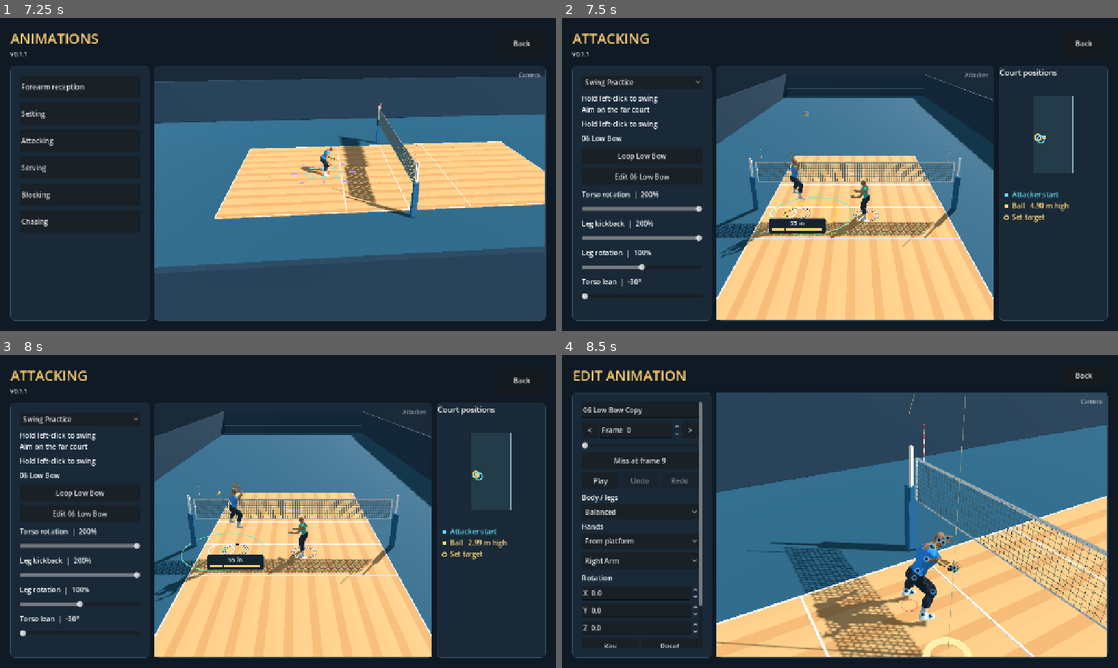
Above: before the commit, frames 1-4 (two rows, left to right).
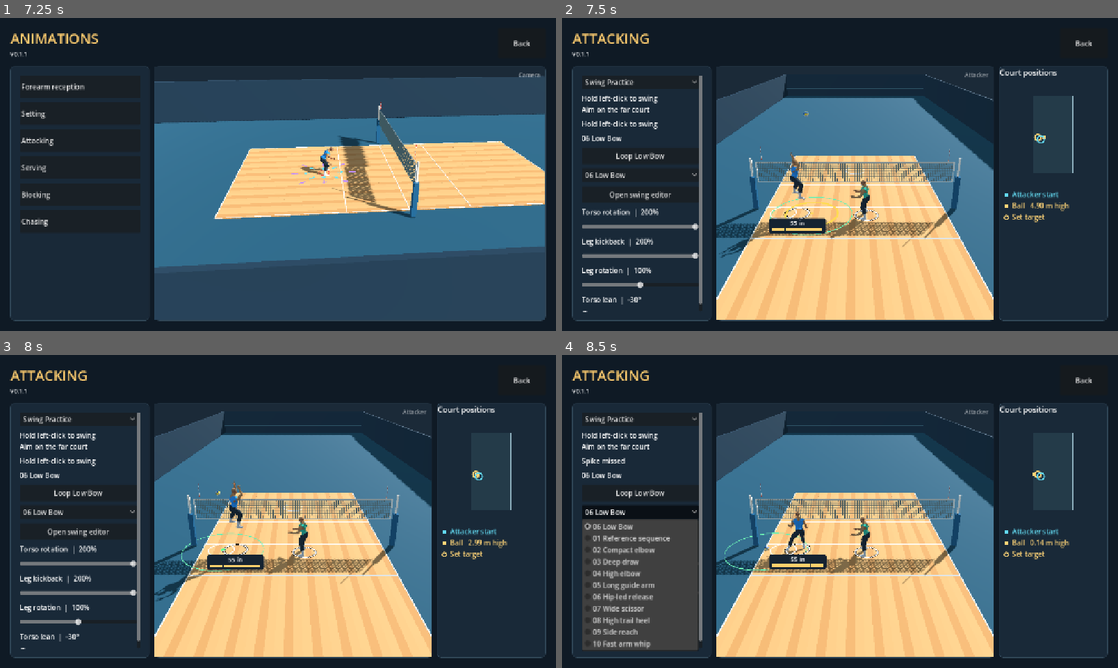
Above: after the commit, the same moments.

Repository: foreandr/volleyball
Game: Godot game, scene res://scenes/main.tscn
Two runs of this game, one before a commit and one after it. Both use one fixed random seed, a clock stepped at 60 frames per second and the inputs below.
Inputs (mouse positions are in pixels of both pictures, inside the frame that each line leads up to):
- Up to frame 1 (7.25 s): click "Story" at 0.5 s; click "Back" at 1.25 s; click "Story" at 2 s; click "New" at 2.75 s; click "Back" at 3.5 s; click "New" at 4.25 s; click "Save" at 5 s; click "Back" at 5.75 s; click "Continue" at 6.5 s
- Up to frame 2 (7.5 s): click "Attacking" at 7.25 s
- Up to frame 3 (8 s): no input
- Up to frame 4 (8.5 s): click (639, 514) at 8 s, where only the run before the commit has a clickable "Edit 06 Low Bow"

Frame 1 is identical in both runs. In frame 2, 3.1% of the frame differs, in the area x 3-26%, y 18-94%; in frame 3, 3.1%; in frame 4, 57%, in the area x 1-99%, y 4-97%.

Commit message:
Add ten editable Lopez swing studies

Diff:
--- a/scripts/animation_editor.gd
+++ b/scripts/animation_editor.gd
@@ -54,7 +54,7 @@
 	var editor_feed: Dictionary = session.source.get_meta("editor_feed",{}).duplicate()
 	var spike := editor_feed.has("spike_outgoing")
 	if session.source.has_meta("editor_start"):
-		preview_player.set_height_cm(Profile.DEFAULTS.height_cm)
+		preview_player.set_height_cm(float(session.source.get_meta("editor_height_cm",Profile.DEFAULTS.height_cm)))
 		preview_player.position = session.source.get_meta("editor_start")
 		preview_player.rotation.y = 0.0
 		if spike:
--- /dev/null
+++ b/scripts/lopez_swing_studies.gd
@@ -0,0 +1,81 @@
+extends RefCounted
+
+const EditSession = preload("res://scripts/animation_edit_session.gd")
+
+# title, draw depth, elbow height, chest coil, shoulder tilt, leg split, leg kick, drive start, finish width, guide height, guide width, elbow width
+const STUDIES := [
+	["01 Reference sequence", 0.29, 0.24, 0.38, 0.26, 0.24, 0.24, 0.67, 0.30, 0.38, 0.23, 0.36],
+	["02 Compact elbow",      0.23, 0.20, 0.29, 0.19, 0.18, 0.20, 0.62, 0.22, 0.29, 0.13, 0.26],
+	["03 Deep draw",          0.38, 0.26, 0.43, 0.24, 0.24, 0.28, 0.71, 0.32, 0.39, 0.19, 0.41],
+	["04 High elbow",         0.28, 0.36, 0.34, 0.20, 0.21, 0.23, 0.66, 0.25, 0.45, 0.20, 0.30],
+	["05 Long guide arm",     0.32, 0.29, 0.41, 0.28, 0.29, 0.23, 0.73, 0.35, 0.52, 0.29, 0.39],
+	["06 Hip-led release",    0.31, 0.25, 0.49, 0.23, 0.26, 0.24, 0.70, 0.39, 0.32, 0.20, 0.34],
+	["07 Wide scissor",       0.28, 0.28, 0.36, 0.27, 0.39, 0.20, 0.65, 0.31, 0.35, 0.33, 0.39],
+	["08 High trail heel",    0.30, 0.23, 0.39, 0.22, 0.22, 0.35, 0.69, 0.30, 0.35, 0.18, 0.34],
+	["09 Side reach",         0.33, 0.28, 0.42, 0.37, 0.32, 0.24, 0.72, 0.41, 0.44, 0.36, 0.45],
+	["10 Fast arm whip",      0.25, 0.30, 0.32, 0.22, 0.23, 0.22, 0.75, 0.32, 0.30, 0.15, 0.28],
+]
+
+static func bake(base: Animation, actor: Node3D, index: int) -> Animation:
+	var rig: Skeleton3D = actor.skeleton
+	var author: RefCounted = actor.get_pose_author()
+	var session := EditSession.new(base,rig)
+	var timing: float = base.get_meta("contact_time")
+	var prep: float = base.get_meta("study_prep_duration")
+	var profile: Array = STUDIES[index]
+	var ball: Vector3 = base.get_meta("study_ball_point")
+	var sampler := func(time: float) -> Array:
+		var frame := time*session.frame_rate
+		var pose: Array[Transform3D] = []
+		for bone in rig.get_bone_count():
+			pose.append(Transform3D(Basis(session.source_rotation(bone,frame)),session.source_position(bone,frame)))
+		shape(pose,author,profile,ball,(time-prep)/(timing-prep),(time-timing)/(base.length-timing))
+		return pose
+	var clip: Animation = author.bake({"name":profile[0],"duration":base.length,"contact_time":timing},sampler)
+	for key in ["editor_start","editor_group","editor_feed","editor_height_cm"]:
+		clip.set_meta(key,base.get_meta(key))
+	clip.set_meta("editor_frame_count",25)
+	return clip
+
+static func shape(pose: Array[Transform3D], author: RefCounted, profile: Array, ball: Vector3, progress: float, landing: float) -> void:
+	var rising := smoothstep(0.03,0.32,progress)
+	var drive := smoothstep(float(profile[7]),1.0,progress)
+	var settle := smoothstep(0.12,0.92,landing)
+	var windup := rising*(1.0-drive)
+	var air := rising*(1.0-settle)
+	var follow := smoothstep(0.0,0.45,landing)*(1.0-settle)
+	var strike_wrist: Vector3 = author.point(pose,"hand_r")
+	var strike_palm: Vector3 = strike_wrist.lerp(author.point(pose,"middle_01_r"),0.75)
+	strike_wrist += (ball-strike_palm).limit_length(0.12)
+	var left_foot: Vector3 = author.point(pose,"foot_l")
+	var right_foot: Vector3 = author.point(pose,"foot_r")
+	# The pelvis starts to open before the shoulders unwind.
+	var hips_open := smoothstep(0.42,float(profile[7])+0.10,progress)
+	author.rotate_world(pose,"pelvis",Vector3.UP,float(profile[3])*0.40*air*(2.0*hips_open-1.0))
+	author.rotate_world(pose,"pelvis",Vector3.BACK,float(profile[4])*0.45*(windup+0.55*drive*air))
+	author.rotate_world(pose,"spine_02",Vector3.RIGHT,-0.19*windup+0.19*follow)
+	author.rotate_world(pose,"spine_03",Vector3.UP,-float(profile[3])*windup+float(profile[3])*0.52*follow)
+	author.rotate_world(pose,"spine_03",Vector3.BACK,float(profile[4])*0.55*(windup+0.42*drive*air))
+
+	var scissor := smoothstep(0.24,0.88,progress)*(1.0-settle)
+	var split: float = profile[5]
+	var kick: float = profile[6]
+	var lead_hip: Vector3 = author.point(pose,"thigh_l")
+	var trail_hip: Vector3 = author.point(pose,"thigh_r")
+	var lead_leg := lead_hip+Vector3(split,-0.76,0.14)
+	var trail_leg := trail_hip+Vector3(-split*0.46,-0.41+kick*0.32,-0.39-kick*0.58)
+	author.limb(pose,"thigh_l","calf_l","foot_l",left_foot.lerp(lead_leg,scissor),Vector3(0.24,0.05,1.0),scissor,167.0)
+	author.limb(pose,"thigh_r","calf_r","foot_r",right_foot.lerp(trail_leg,scissor),Vector3(-0.31,0.1,1.0),scissor,150.0)
+
+	var guide: Vector3 = author.point(pose,"upperarm_l")
+	var guide_drop := smoothstep(float(profile[7])-0.18,0.96,progress)
+	var guide_target := guide+Vector3(profile[10],profile[9],0.53).lerp(Vector3(0.09,-0.43,0.09),guide_drop)
+	author.limb(pose,"upperarm_l","lowerarm_l","hand_l",guide_target,Vector3(0.52,-0.48,-0.06),air,158.0)
+
+	var shoulder: Vector3 = author.point(pose,"upperarm_r")
+	var chamber := shoulder+Vector3(-float(profile[11]),float(profile[2]),-float(profile[1]))
+	var wrist_target := chamber.lerp(strike_wrist,drive)
+	wrist_target += Vector3(-0.12,0.13,-0.12)*sin(PI*drive)
+	wrist_target = wrist_target.lerp(shoulder+Vector3(float(profile[8]),-0.39,0.34),follow)
+	var pole := Vector3(-1.0,-0.12,-0.34).lerp(Vector3(-0.72,0.24,-0.44),drive)
+	author.limb(pose,"upperarm_r","lowerarm_r","hand_r",wrist_target,pole,air,lerpf(108.0,171.0,drive))
--- a/scripts/story_animations.gd
+++ b/scripts/story_animations.gd
@@ -6,6 +6,7 @@
 const Flight = preload("res://scripts/pass_flight.gd")
 const SideKneeSlide = preload("res://scripts/side_knee_slide.gd")
 const ForwardDive = preload("res://scripts/forward_reception_dive.gd")
+const LopezStudies = preload("res://scripts/lopez_swing_studies.gd")
 const LOW_BOW_EDIT_ID := "low_bow_swing"
 const BACKWARD_EDIT_ID := "d2_backward_from_d1"
 const Catalog = preload("res://scripts/volleyball_animations.gd")
@@ -385,7 +386,12 @@
 		loop.text = "Stop looping" if setting_drill.swing_review else "Loop Low Bow")
 	loop.disabled = not setting_drill.swing_practice
 	content.add_child(loop)
-	content.add_child(button("Edit 06 Low Bow",open_low_bow_editor))
+	var studies := OptionButton.new()
+	studies.name = "SwingStudies"
+	studies.add_item("06 Low Bow")
+	for study in LopezStudies.STUDIES: studies.add_item(study[0])
+	content.add_child(studies)
+	content.add_child(button("Open swing editor",func(): open_low_bow_editor(studies.selected-1)))
 
 func add_torso_lean_slider() -> void:
 	var readout := label("",16)
@@ -947,17 +953,20 @@
 func adjust_bump_height(amount: float) -> void:
 	setting_drill.bump.height = clampf(setting_drill.bump.height+amount,1.25,20.0)
 
-func open_low_bow_editor() -> void:
-	StorySession.edit_entry = {"id":LOW_BOW_EDIT_ID,"name":"06 Low Bow","category":"Attacking","type":"Line Hit"}
+func open_low_bow_editor(study := -1) -> void:
+	var id := LOW_BOW_EDIT_ID if study < 0 else "lopez_study_%02d" % (study+1)
+	var title: String = "06 Low Bow" if study < 0 else LopezStudies.STUDIES[study][0]
+	StorySession.edit_entry = {"id":id,"name":title,"category":"Attacking","type":"Line Hit"}
 	for entry in Catalog.custom_entries():
-		if entry.get("source") == LOW_BOW_EDIT_ID: StorySession.edit_entry = entry.duplicate(true)
+		if entry.get("source") == id: StorySession.edit_entry = entry.duplicate(true)
 	if StorySession.edit_entry.has("path"):
 		StorySession.edit_animation = Catalog.load_clip(StorySession.edit_entry,preview_player)
 	else:
-		StorySession.edit_animation = bake_low_bow_starter()
+		var base := bake_low_bow_starter(study >= 0)
+		StorySession.edit_animation = base if study < 0 else LopezStudies.bake(base,preview_player,study)
 	get_tree().change_scene_to_file("res://scenes/animation_editor.tscn")
 
-func bake_low_bow_starter() -> Animation:
+func bake_low_bow_starter(include_landing := false) -> Animation:
 	var drill = setting_drill
 	drill.set_swing_practice(true)
 	drill.aim_swing(Vector3(2.0,0.0,10.5))
@@ -968,6 +977,20 @@
 	var source: Vector3 = drill.pass_origin
 	var velocity: Vector3 = drill.pass_motion
 	var poses: Array = []
+	var prep: Array = []
+	if include_landing:
+		# Recreate the short plant and arm drive normally skipped by Swing Practice.
+		preview_player.position = drill.jump.start
+		drill.jump.active = false
+		drill.jump.begin(preview_player,Vector2(0.0,0.65))
+		start = preview_player.position
+		start_inverse = rig.global_transform.affine_inverse()
+		for tick in range(32):
+			var pose: Array[Transform3D] = player_controls.snapshot_receive_pose()
+			pose[0] = start_inverse*rig.global_transform*pose[0]
+			prep.append(pose)
+			drill.jump.step(preview_player,1.0/120.0,Vector2.ZERO)
+		drill.jump.release()
 	var contact := 0.60
 	var aim: Vector3
 	var outgoing := Vector3.ZERO
@@ -985,9 +1008,16 @@
 		pose[0] = start_inverse*rig.global_transform*pose[0]
 		poses.append(pose)
 	if outgoing.is_zero_approx(): aim = drill.flight_point(source,velocity,contact)
+	var frames := prep+poses
+	var prep_duration := prep.size()/120.0
 	var sample := func(time: float) -> Array:
-		return poses[mini(roundi(time*120.0),poses.size()-1)]
-	var clip: Animation = preview_player.get_pose_author().bake({"name":"06 Low Bow","duration":contact*14.0/9.0,"contact_time":contact},sample)
+		return frames[mini(roundi(time*120.0),frames.size()-1)]
+	var duration := 1.05+prep_duration if include_landing else contact*14.0/9.0
+	var clip: Animation = preview_player.get_pose_author().bake({"name":"06 Low Bow","duration":duration,"contact_time":contact+prep_duration},sample)
+	if include_landing:
+		clip.set_meta("editor_height_cm",preview_player.height_cm)
+		clip.set_meta("study_ball_point",start_inverse*aim)
+		clip.set_meta("study_prep_duration",prep_duration)
 	clip.set_meta("editor_start",start)
 	clip.set_meta("editor_group","Right Arm")
 	clip.set_meta("editor_frame_count",15)
